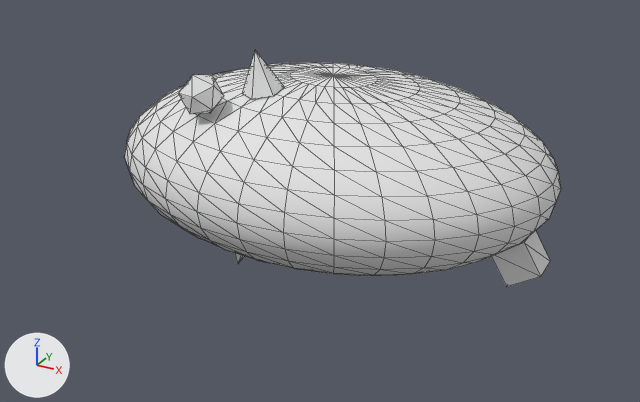
The glTF model public/Objects/object10_low.glb as it was, and as the next commit left it.
Rendered twice from a camera (50 mm lens) standing at (2.25, -4.26, 1.85) and looking at (-0.06, -0.05, -0.25). The lights are fixed; the arrows at lower left show +X, +Y and +Z. The first picture is the older version. Mesh edges are drawn as thin lines. Vertices at exactly the same position are counted once.

Names of what the first picture shows: 'object10_low'.
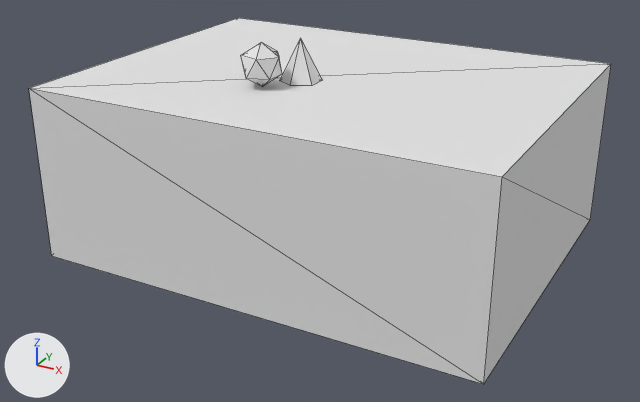
Location of each change, (x1, y1, x2, y2) in pixels of the pictures (640 x 402 px):
'object10_low', reshaped (33% wider, 54% taller)
    before: (125, 50, 561, 287)
    after: (29, 18, 611, 384)
part 1 of me_sphere_027, added
    after: (29, 18, 611, 384)
part 2 of me_sphere_027, added
    after: (280, 38, 322, 86)
part 3 of me_sphere_027, added
    after: (241, 42, 282, 87)
part 4 of me_sphere_027, deleted
    before: (125, 62, 561, 276)
part 5 of me_sphere_027, deleted
    before: (178, 75, 224, 114)
part 6 of me_sphere_027, deleted
    before: (492, 231, 550, 287)
part 7 of me_sphere_027, deleted
    before: (242, 50, 284, 100)
part 8 of me_sphere_027, deleted (mostly hidden)
    before: (235, 253, 244, 263)

The edits, one by one:
me_sphere_027 is used by ob_object10_low; location (0.0, 0.0, 0.0).
me_sphere_027 had 568 vertices, 1092 faces and spanned x -1.3..1.3, y -1.0..1.0, z -0.69..0.69.
me_sphere_027 now has 94 vertices, 144 faces and spans x -1.3..1.3, y -1.0..1.21, z -0.73..0.74.
me_sphere_027 part 1: a new loose piece, a box spanning x -1.3..1.3, y -1.0..1.0, z -0.5..0.5, in mat_mat_object10_low (white #e5e5e5).
me_sphere_027 part 2: a new loose piece, a 6-sided cone pointing to +z spanning x -0.21..0.0, y -0.29..-0.06, z 0.5..0.73, in mat_mat_object10_low (white #e5e5e5).
me_sphere_027 part 3: a new loose piece, an icosphere of 20 faces spanning x -0.33..-0.12, y -0.48..-0.28, z 0.5..0.74, in mat_mat_object10_low (white #e5e5e5).
me_sphere_027 part 4: the loose piece of 482 vertices spanning x -1.3..1.3, y -1.0..1.0, z -0.5..0.5 is deleted.
me_sphere_027 part 5: the loose piece of 12 vertices spanning x -0.56..-0.36, y -0.73..-0.5, z 0.37..0.6 is deleted.
me_sphere_027 part 6: the loose piece of 8 vertices spanning x 1.0..1.29, y -0.1..0.11, z -0.5..-0.22 is deleted.
me_sphere_027 part 7: the loose piece of 7 vertices spanning x -0.36..-0.15, y -0.44..-0.21, z 0.44..0.69 is deleted.
me_sphere_027 part 8: the loose piece of 7 vertices spanning x -0.54..-0.34, y -0.39..-0.2, z -0.65..-0.43 is deleted.
Other edits to the shape of me_sphere_027 do not show in these pictures.
